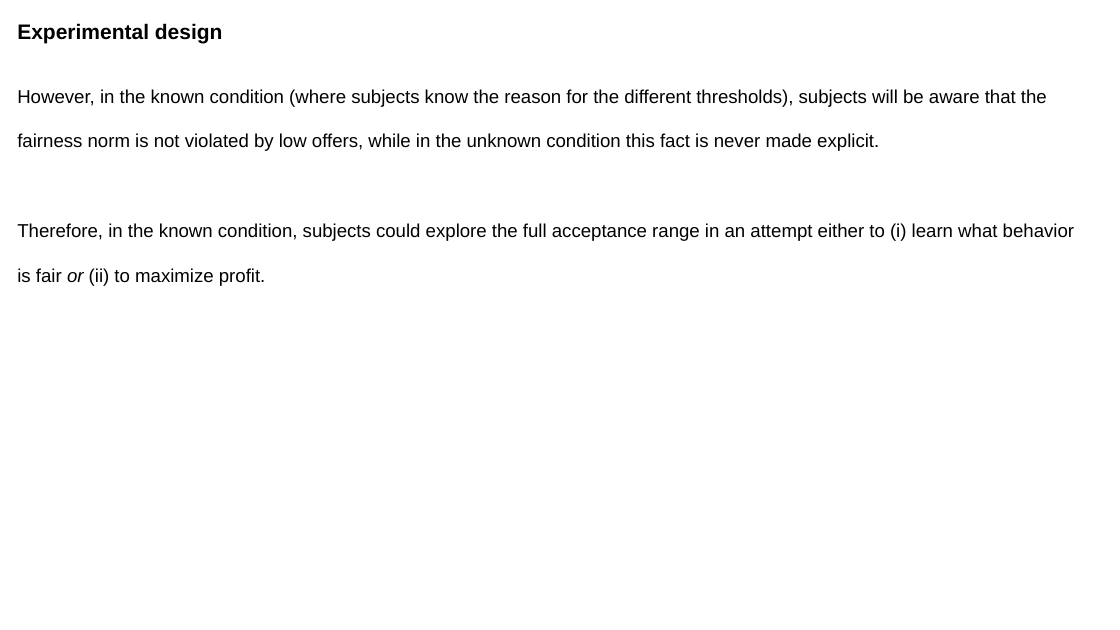
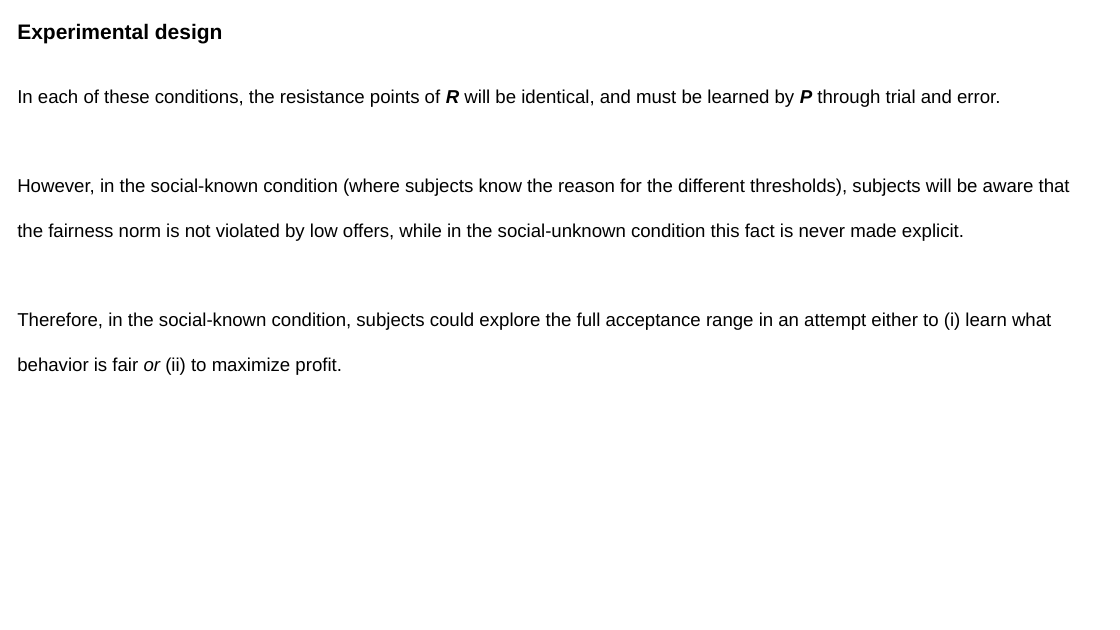
Before and after one commit to michaelrojekgiffin/RL, a slide deck: slide 9 of reports/Design_presentation.pptx. Drawn at 1120x630 pixels with LibreOffice and Linux fonts; fonts in the diff are those of the drawing. Boxes give left, top, right and bottom in pixels: in the first picture for what was removed or moved away, otherwise in the second. Text is boxed around its words. In the diff, an @@ line names an element or a change of style, - is before the commit and + after.

```diff
--- a/reports/Design_presentation.pptx
+++ b/reports/Design_presentation.pptx
@@ text at box(17, 89, 1070, 375): text changed @@
-However, in the known condition (where subjects know the reason for the different thresholds), subjects will be aware that the fairness norm is not violated by low offers, while in the unknown condition this fact is never made explicit.
-Therefore, in the known condition, subjects could explore the full acceptance range in an attempt either to (i) learn what behavior is fair or (ii) to maximize profit.
+In each of these conditions, the resistance points of R will be identical, and must be learned by P through trial and error.
+However, in the social-known condition (where subjects know the reason for the different thresholds), subjects will be aware that the fairness norm is not violated by low offers, while in the social-unknown condition this fact is never made explicit.
+Therefore, in the social-known condition, subjects could explore the full acceptance range in an attempt either to (i) learn what behavior is fair or (ii) to maximize profit.
```
Also in this commit, not shown: 4 other slides changed, 1 slide added, 1 slide removed, 3 other files.
